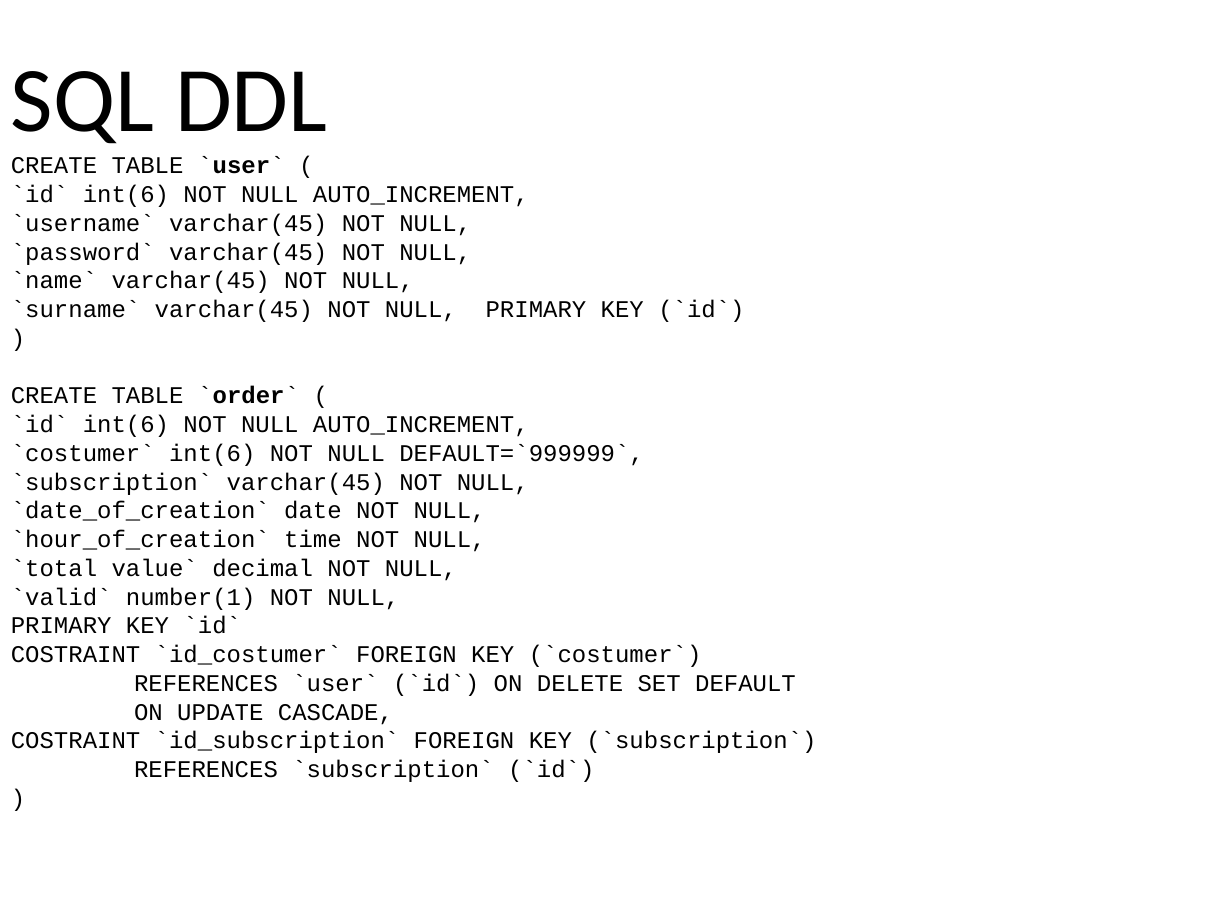
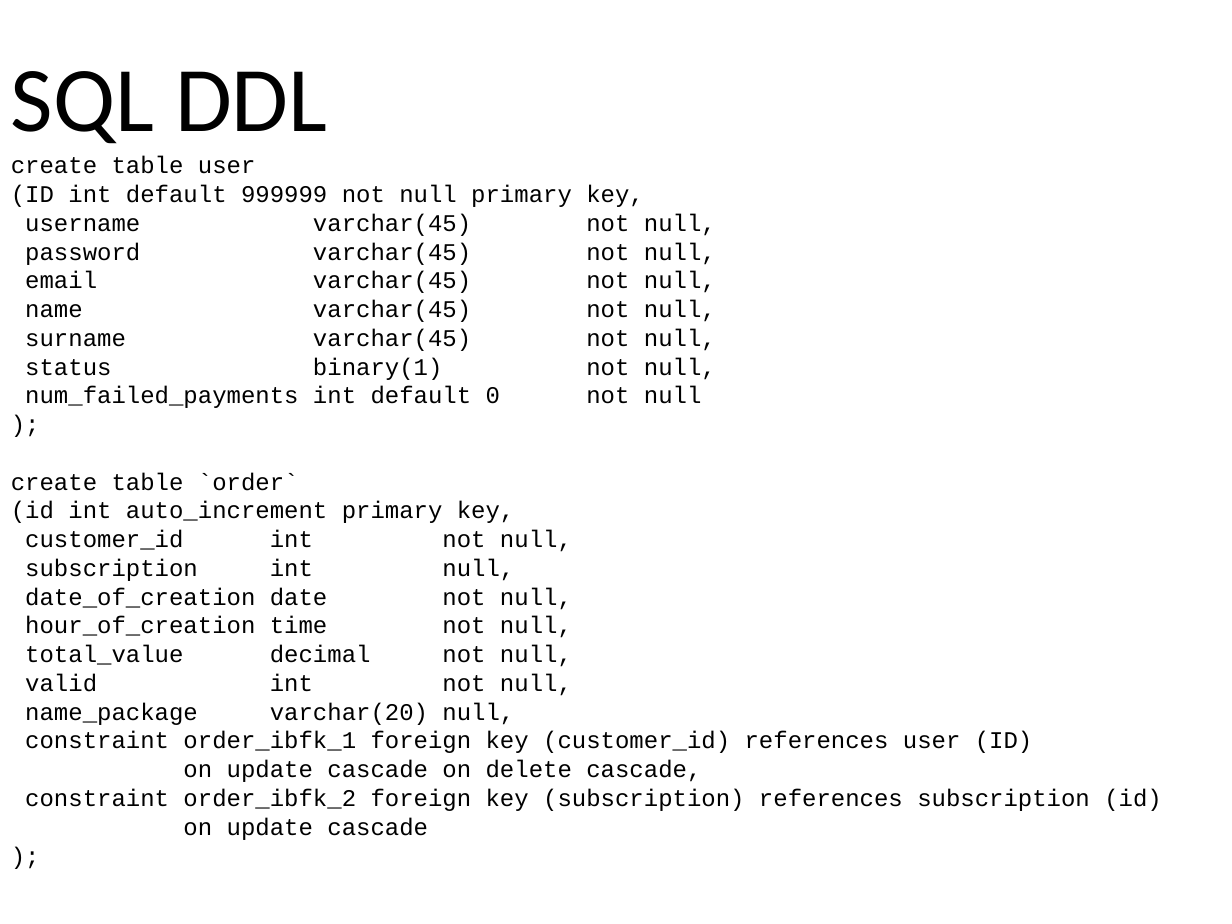
Before and after one commit to marcozetaa/TelcoService, a slide deck: slide 13 of UML/Presentation .pptx (slide 16 before the commit). Drawn at 1232x924 pixels with LibreOffice and Linux fonts; fonts in the diff are those of the drawing. Boxes give left, top, right and bottom in pixels: in the first picture for what was removed or moved away, otherwise in the second. Text is boxed around its words. In the diff, an @@ line names an element or a change of style, - is before the commit and + after.

Commit message:
Triggers and Tables fixed

```diff
--- a/UML/Presentation .pptx
+++ b/UML/Presentation .pptx
@@ text at <box>11,156,1162,840</box>: text changed @@
-CREATE TABLE `user` (
-`id` int(6) NOT NULL AUTO_INCREMENT,
-`username` varchar(45) NOT NULL,
-`password` varchar(45) NOT NULL,
-`name` varchar(45) NOT NULL,
-`surname` varchar(45) NOT NULL, PRIMARY KEY (`id`)
-)
-CREATE TABLE `order` (
-`id` int(6) NOT NULL AUTO_INCREMENT,
-`costumer` int(6) NOT NULL DEFAULT=`999999`,
-`subscription` varchar(45) NOT NULL,
-`date_of_creation` date NOT NULL,
-`hour_of_creation` time NOT NULL,
-`total value` decimal NOT NULL,
-`valid` number(1) NOT NULL,
-PRIMARY KEY `id`
-COSTRAINT `id_costumer` FOREIGN KEY (`costumer`)
-REFERENCES `user` (`id`) ON DELETE SET DEFAULT
-ON UPDATE CASCADE,
-COSTRAINT `id_subscription` FOREIGN KEY (`subscription`)
-REFERENCES `subscription` (`id`)
-)
+create table user
+(ID int default 999999 not null primary key,
+username varchar(45) not null,
+password varchar(45) not null,
+email varchar(45) not null,
+name varchar(45) not null,
+surname varchar(45) not null,
+status binary(1) not null,
+num_failed_payments int default 0 not null
+);
+create table `order`
+(id int auto_increment primary key,
+customer_id int not null,
+subscription int null,
+date_of_creation date not null,
+hour_of_creation time not null,
+total_value decimal not null,
+valid int not null,
+name_package varchar(20) null,
+constraint order_ibfk_1 foreign key (customer_id) references user (ID)
+on update cascade on delete cascade,
+constraint order_ibfk_2 foreign key (subscription) references subscription (id)
+on update cascade
+);
```
Also in this commit, not shown: 4 other slides changed, 10 slides added, 11 slides removed, 6 other files.
